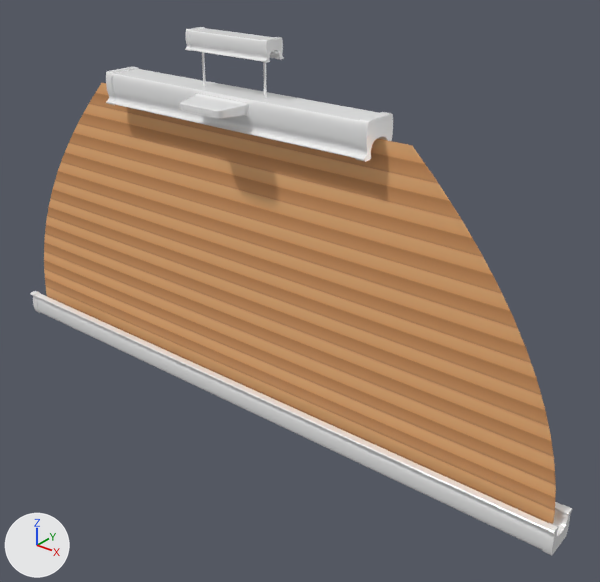
A saved change to the glTF model models/products/SR 1 S.glb.
Before and after are seen from a 50 mm camera at (0.931, -0.994, 0.556) aimed at (0.119, 0.022, -0.074). Every picture has the same lights, and +X, +Y and +Z are marked at lower left. Where no turn or scale is listed for an object, it has been applied to the vertices.

The first picture shows 'BezierCurve.004', 'BezierCurve.005', 'BezierCurve.007', 'BezierCurve.028', 'BezierCurve.029', 'BezierCurve.031', 'BezierCurve.032', 'BezierCurve.033', 'BezierCurve.048', 'Halterung', 'Plane'.
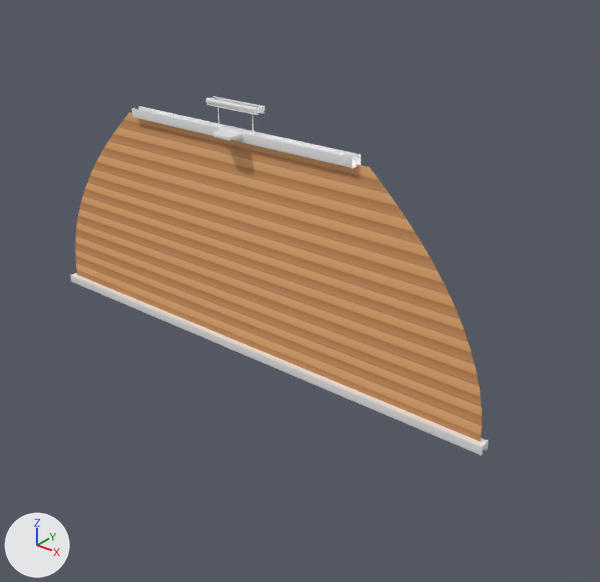
Changed parts and their boxes (x1, y1, x2, y2) in the pictures (600 x 582 px):
'Plane', moved, rescaled (20% narrower, 26% shorter): before (44, 83, 556, 524); after (75, 113, 482, 441)
'BezierCurve.048', deleted: before (34, 293, 562, 550)
'BezierCurve.005', deleted: before (112, 69, 379, 158)
'Cube.012', added: after (72, 274, 486, 454)
'Cube.003', added: after (133, 107, 358, 168)
'BezierCurve.029', deleted: before (190, 28, 276, 61)
'Halterung', moved, rescaled (56% narrower, 52% shorter): before (180, 93, 249, 119); after (213, 128, 243, 140)
'BezierCurve.004', deleted: before (355, 112, 393, 162)
'BezierCurve.032', deleted: before (542, 505, 572, 556)
'Cube.005', added: after (207, 97, 261, 114)
'BezierCurve.028', deleted: before (261, 37, 284, 63)
'BezierCurve.007', deleted: before (106, 66, 139, 105)
'BezierCurve.031', deleted: before (185, 27, 205, 51)
'Cube', moved, rescaled: before (263, 62, 267, 98); after (252, 114, 254, 135)
'Cube.001', moved, rescaled: before (202, 52, 206, 86); after (218, 107, 220, 127)
'BezierCurve.002', added: after (351, 154, 361, 168)
'BezierCurve.033', deleted: before (30, 291, 41, 313)
'Cube.014', added: after (335, 151, 357, 160)
'BezierCurve.001', added: after (479, 440, 488, 456)
'BezierCurve.011', added: after (254, 106, 265, 115)

The edits, one by one:
Material 'Schiene.003' (mat_schiene_003) is new.
Its base color is (1.0, 1.0, 1.0) (white #ffffff).
Its metallic is 0.254.
Its roughness is 0.207.
Material 'Schiene.004' (mat_schiene_004) is new.
Its base color is (1.0, 1.0, 1.0) (white #ffffff).
Its metallic is 0.254.
Its roughness is 0.207.
Mesh me_beziercurve_004 is new.
It has 116 vertices, 224 faces and spans x 0.1693..0.1723, y -0.0109..0.0109, z -0.0084..0.0084.
It uses material mat_schiene_003 (white #ffffff).
Mesh me_beziercurve_002_1 is new.
It has 116 vertices, 224 faces and spans x -0.582..0.582, y -0.446..0.444, z 21.665..21.825.
It uses material mat_schiene_003 (white #ffffff).
Mesh me_beziercurve_016 is new.
It has 480 vertices, 956 faces and spans x -0.0016..0.0016, y -0.0119..0.0119, z -0.0059..0.0056.
It uses material mat_schiene_004 (white #ffffff).
Mesh me_cube_007 is new.
It has 80 vertices, 124 faces and spans x -0.275..0.211, y -0.01..0.01, z -0.008..0.008.
It uses material mat_schiene_003 (white #ffffff).
Mesh me_cube_016 is new.
It has 120 vertices, 236 faces and spans x -0.053..0.053, y -0.0109..0.0109, z -0.0055..0.0055.
It uses material mat_schiene_004 (white #ffffff).
Mesh me_cube_013 is new.
It has 80 vertices, 124 faces and spans x -0.466..0.53, y -0.01..0.01, z -0.008..0.008.
It uses material mat_schiene_003 (white #ffffff).
Mesh me_cube_006 is new.
It has 34 vertices, 58 faces and spans x 0.1416..0.1756, y -0.0093..0.0093, z -0.0024..0.0106.
It uses material mat_schiene_003 (white #ffffff).
Object 'BezierCurve.004' (ob_beziercurve_004) is deleted.
Object 'BezierCurve.005' (ob_beziercurve_005) is deleted.
Object 'BezierCurve.007' (ob_beziercurve_007) is deleted.
Object 'Halterung' (ob_halterung) moves from (0.0, -0.058, 0.242) to (0.0, -0.023, 0.19).
Object 'Halterung' (ob_halterung) is rescaled from (0.0396, 0.0455, 0.0396) to (0.018, 0.0207, 0.018).
Object 'BezierCurve.028' (ob_beziercurve_028) is deleted.
Object 'BezierCurve.029' (ob_beziercurve_029) is deleted.
Object 'BezierCurve.031' (ob_beziercurve_031) is deleted.
Object 'BezierCurve.048' (ob_beziercurve_048) is deleted.
Object 'BezierCurve.032' (ob_beziercurve_032) is deleted.
Object 'BezierCurve.033' (ob_beziercurve_033) is deleted.
Object 'Plane' (ob_plane) moves from (0.0, 0.0, -0.026) to (0.0, 0.0, -0.001).
Object 'Plane' (ob_plane) is rescaled from (1.0, 1.0, 1.0) to (0.79, 0.721, 0.721).
Object 'Cube' (ob_cube) moves from (0.066, 0.0, 0.294) to (0.038, 0.0, 0.212).
Object 'Cube' (ob_cube) is rescaled from (0.0015, 0.0015, 0.0464) to (0.000714, 0.000714, 0.0243).
Object 'Cube.001' (ob_cube_001) moves from (-0.068, 0.0, 0.295) to (-0.038, 0.0, 0.212).
Object 'Cube.001' (ob_cube_001) is rescaled from (0.0015, 0.0015, 0.0464) to (0.000714, 0.000714, 0.0243).
Object 'BezierCurve.002' (ob_beziercurve_002) is new; it shows me_beziercurve_004.
Its location is (0.073, 0.0, 0.188).
Object 'BezierCurve.001' (ob_beziercurve_001) is new; it shows me_beziercurve_002_1.
Its location is (0.089, 0.0, -0.218).
Its rotation in degrees is (-90, 0, 90).
Its scale is (0.0188, 0.0188, -0.0188).
Object 'BezierCurve.011' (ob_beziercurve_011) is new; it shows me_beziercurve_016.
Its location is (0.053, 0.0, 0.235).
Object 'Cube.003' (ob_cube_003) is new; it shows me_cube_007.
Its location is (0.032, 0.0, 0.188).
Object 'Cube.005' (ob_cube_005) is new; it shows me_cube_016.
Its location is (0.0, 0.0, 0.235).
Object 'Cube.012' (ob_cube_012) is new; it shows me_cube_013.
Its location is (-0.033, 0.0, -0.218).
Object 'Cube.014' (ob_cube_014) is new; it shows me_cube_006.
Its location is (0.066, 0.0, 0.184).
